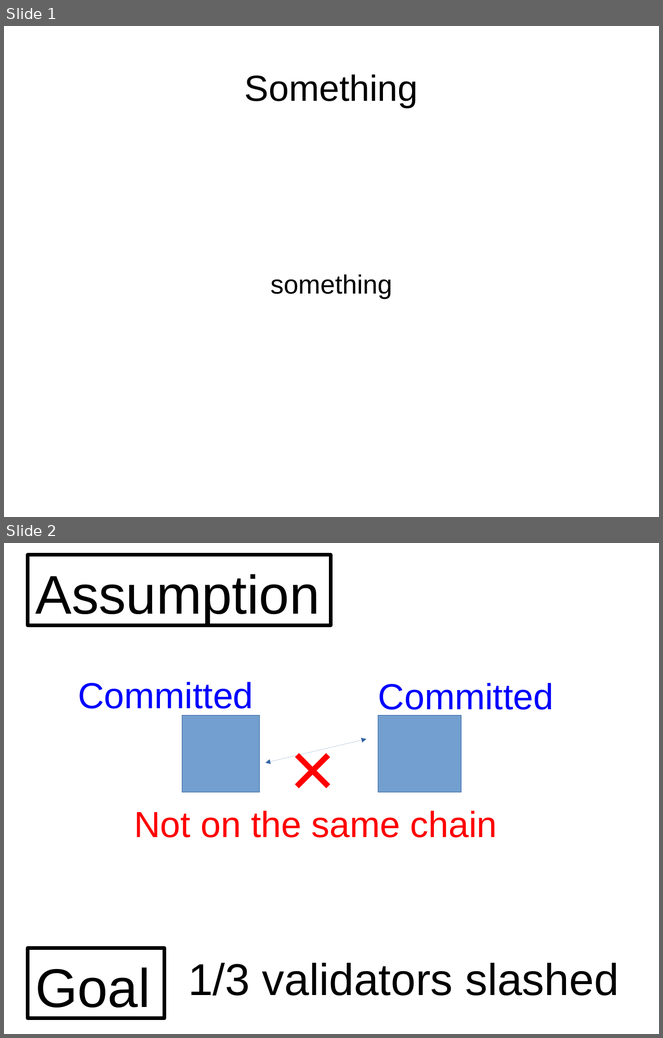
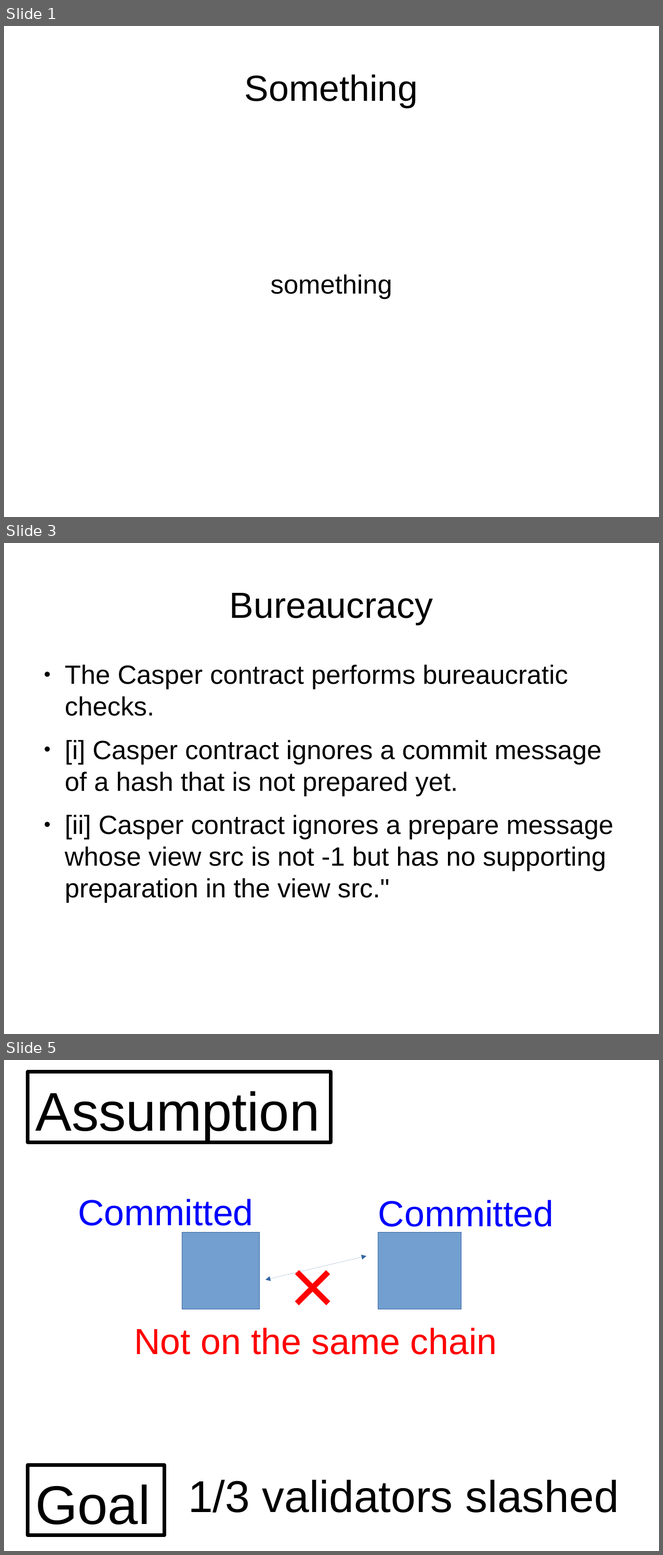
Before and after one commit to palmskog/pos, a slide deck: slide.odp. Shown one above the other, each under a label of ours: slides 1 and 2 before the commit, slides 1, 3 and 5 after it; the slides between them are not shown. The pictures are 663x1038 and 663x1555 pixels, drawn with LibreOffice and Linux fonts; fonts in the diff are those of the drawing. Boxes give left, top, right and bottom in pixels: in the first picture for what was removed or moved away, otherwise in the second. Text is boxed around its words. In the diff, an @@ line names an element or a change of style, - is before the commit and + after.

```diff
--- a/slide.odp
+++ b/slide.odp
@@ slide 3 added at (4,543,659,1034), background #FFFFFF @@
@@ title added at (230,593,434,625), 44 pt, text #000000 @@
+Bureaucracy
@@ text added at (65,665,613,903), 32 pt, text #000000 @@
+● The Casper contract performs bureaucratic checks.
+● [i] Casper contract ignores a commit message of a hash that is not prepared yet.
+● [ii] Casper contract ignores a prepare message whose view src is not -1 but has no supporting preparation in the view src."
@@ what was slide 2 is now slide 5 @@
```
Also in this commit, not shown: 9 other slides added.
